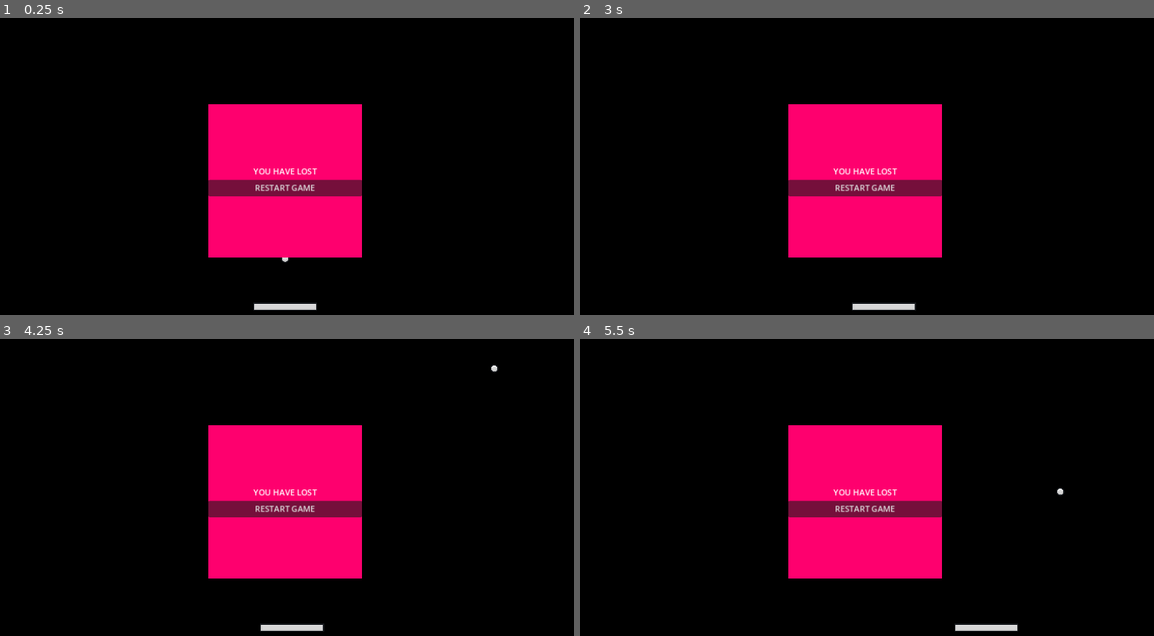
Above: before the commit, frames 1-4 (two rows, left to right).
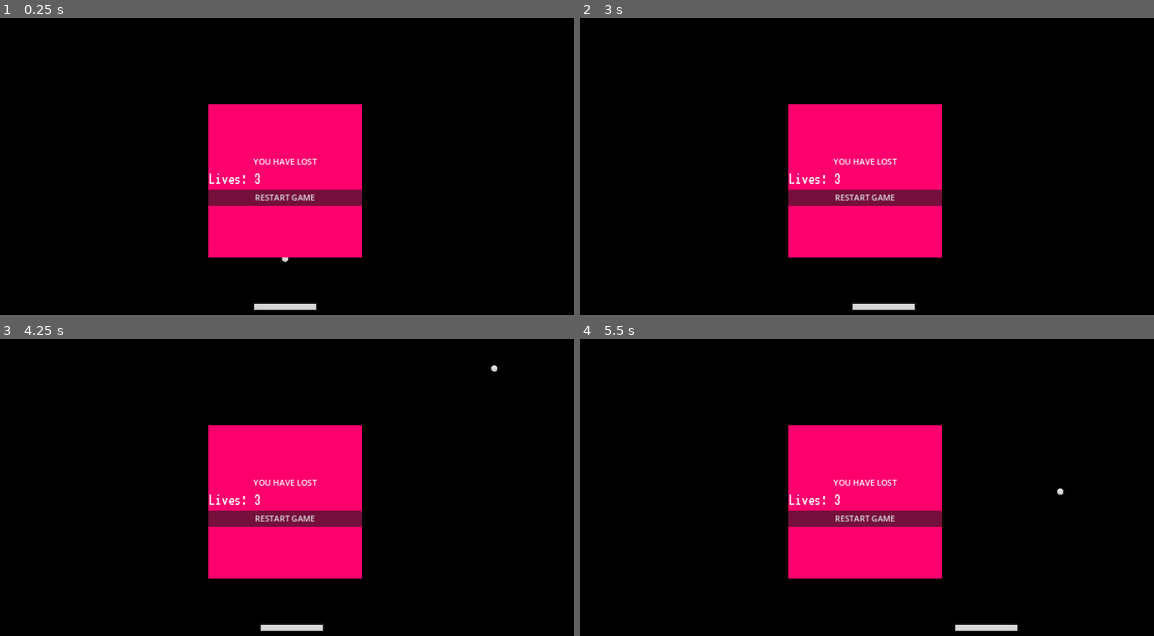
Above: after the commit, the same moments.

Repository: yayang12/BrickBreaker
Game: Godot game, scene res://Scenes/main.tscn
Two runs of this game, one before a commit and one after it. Both use one fixed random seed, a clock stepped at 60 frames per second and the inputs below.
Inputs:
- Up to frame 1 (0.25 s): no input
- Up to frame 2 (3 s): click "RESTART GAME" at 0.5 s; click "RESTART GAME" at 1.25 s; click "RESTART GAME" at 2 s; tap Enter at 2.75 s; hold D (right) from 2.78 s (still down)
- Up to frame 3 (4.25 s): release D (right) at 3.53 s; hold A (left) from 3.53 s (still down)
- Up to frame 4 (5.5 s): release A (left) at 4.28 s; hold D (right) from 4.28 s (still down)

The runs differ from the first frame. In frame 1, 2.2% of the frame differs, in the area x 36-64%, y 47-64%; in frame 2, 2.2%; in frame 3, 2.2%; in frame 4, 2.2%.
Error after the commit: Invalid access to property or key 'life_lost' on a base object of type 'Nil'. (res://Scripts/ball.gd:21)

Commit message:
fixed some errors but still on checkpoint 3

Diff:
--- a/Scenes/death_zone.tscn
+++ b/Scenes/area_2d.tscn
@@ -1,14 +1,16 @@
-[gd_scene load_steps=3 format=3 uid="uid://c76unjhfs8en1"]
+[gd_scene load_steps=3 format=3 uid="uid://chtn2l5prr3hg"]
 
-[ext_resource type="Script" path="res://Scripts/death_zone.gd" id="1_5plr0"]
+[sub_resource type="GDScript" id="GDScript_qndn0"]
+script/source = "extends Area2D
+
+
+"
 
 [sub_resource type="RectangleShape2D" id="RectangleShape2D_lk4ou"]
 size = Vector2(1164, 20)
 
 [node name="DeathZone" type="Area2D"]
-script = ExtResource("1_5plr0")
+script = SubResource("GDScript_qndn0")
 
 [node name="CollisionShape2D" type="CollisionShape2D" parent="."]
 shape = SubResource("RectangleShape2D_lk4ou")
-
-[connection signal="body_entered" from="." to="." method="_on_body_entered"]
--- a/Scenes/main.tscn
+++ b/Scenes/main.tscn
@@ -4,8 +4,8 @@
 [ext_resource type="PackedScene" uid="uid://da42svs4luong" path="res://Scenes/paddle.tscn" id="1_rqljg"]
 [ext_resource type="PackedScene" uid="uid://b2kciayi0b241" path="res://Scenes/ball.tscn" id="3_plfc6"]
 [ext_resource type="PackedScene" uid="uid://cn3vjoakfsjwg" path="res://Scenes/wall.tscn" id="4_153m1"]
-[ext_resource type="PackedScene" uid="uid://c76unjhfs8en1" path="res://Scenes/death_zone.tscn" id="5_rc3ms"]
-[ext_resource type="PackedScene" uid="uid://cte8f8n4upcas" path="res://Scenes/ui.tscn" id="6_rtcur"]
+[ext_resource type="PackedScene" uid="uid://chtn2l5prr3hg" path="res://Scenes/area_2d.tscn" id="5_rc3ms"]
+[ext_resource type="PackedScene" uid="uid://cgie6yt2gaipx" path="res://Scenes/ui.tscn" id="6_rtcur"]
 
 [node name="Main" type="Node"]
 script = ExtResource("1_a0v05")
--- a/Scenes/ui.tscn
+++ b/Scenes/ui.tscn
@@ -20,33 +20,19 @@
 theme_override_constants/margin_right = 16
 theme_override_constants/margin_bottom = 16
 
-[node name="GameLostContainer" type="HBoxContainer" parent="MarginContainer"]
-visible = false
-layout_mode = 2
-
-[node name="LivesLabel" type="Label" parent="MarginContainer/GameLostContainer"]
-unique_name_in_owner = true
-texture_filter = 1
-layout_mode = 2
-size_flags_horizontal = 0
-size_flags_vertical = 0
-theme_override_fonts/font = ExtResource("2_hxcxc")
-theme_override_font_sizes/font_size = 42
-text = "Lives: 3"
-
-[node name="CenterContainer" type="CenterContainer" parent="."]
+[node name="GameLostContainer" type="CenterContainer" parent="."]
 anchors_preset = 15
 anchor_right = 1.0
 anchor_bottom = 1.0
 grow_horizontal = 2
 grow_vertical = 2
 
-[node name="Panel" type="Panel" parent="CenterContainer"]
+[node name="Panel" type="Panel" parent="GameLostContainer"]
 custom_minimum_size = Vector2(300, 300)
 layout_mode = 2
 theme_override_styles/panel = SubResource("StyleBoxFlat_ss4as")
 
-[node name="VBoxContainer" type="VBoxContainer" parent="CenterContainer/Panel"]
+[node name="VBoxContainer" type="VBoxContainer" parent="GameLostContainer/Panel"]
 layout_mode = 1
 anchors_preset = 15
 anchor_right = 1.0
@@ -55,15 +41,25 @@
 grow_vertical = 2
 alignment = 1
 
-[node name="Label" type="Label" parent="CenterContainer/Panel/VBoxContainer"]
+[node name="Label" type="Label" parent="GameLostContainer/Panel/VBoxContainer"]
 layout_mode = 2
 text = "YOU HAVE LOST
 "
 horizontal_alignment = 1
 vertical_alignment = 1
 
-[node name="GameLostButton" type="Button" parent="CenterContainer/Panel/VBoxContainer"]
+[node name="LivesLabel" type="Label" parent="GameLostContainer/Panel/VBoxContainer"]
+unique_name_in_owner = true
+texture_filter = 1
+layout_mode = 2
+size_flags_horizontal = 0
+size_flags_vertical = 0
+theme_override_fonts/font = ExtResource("2_hxcxc")
+theme_override_font_sizes/font_size = 32
+text = "Lives: 3"
+
+[node name="GameLostButton" type="Button" parent="GameLostContainer/Panel/VBoxContainer"]
 layout_mode = 2
 text = "RESTART GAME"
 
-[connection signal="pressed" from="CenterContainer/Panel/VBoxContainer/GameLostButton" to="." method="_on_game_lost_button_pressed"]
+[connection signal="pressed" from="GameLostContainer/Panel/VBoxContainer/GameLostButton" to="." method="_on_game_lost_button_pressed"]
--- a/Scripts/ball.gd
+++ b/Scripts/ball.gd
@@ -16,7 +16,7 @@
 var start_position: Vector2
 
 func _ready():
-	ui.set_lives(lives)
+
 	start_position = position
 	death_zone.life_lost.connect(on_life_lost)
 
@@ -28,6 +28,7 @@
 	velocity = velocity.bounce(collision.get_normal())
 
 func start_ball():
+	ui.set_lives(lives)
 	position = start_position
 	randomize()
 
@@ -36,7 +37,8 @@
 func on_life_lost():
 	lives -= 1
 	if lives == 0:
-		ui.game_over()
+		pass
+		#ui.game_over()
 	else:
 		reset_ball()
 		ui.set_lives(lives)
--- a/Scripts/death_zone.gd
+++ b/Scripts/death_zone.gd
@@ -5,4 +5,5 @@
 signal life_lost
 
 func _on_body_entered(body):
+
 	life_lost.emit()
--- a/Scripts/ui.gd
+++ b/Scripts/ui.gd
@@ -4,6 +4,7 @@
 
 @onready var lives_label = %LivesLabel
 @onready var game_lost_container = $GameLostContainer
+
 
 func set_lives (lives: int):
 	lives_label.text = "Lives: %d" % lives
Not shown: 1 places in Scenes/ui.tscn that only renumber resources
